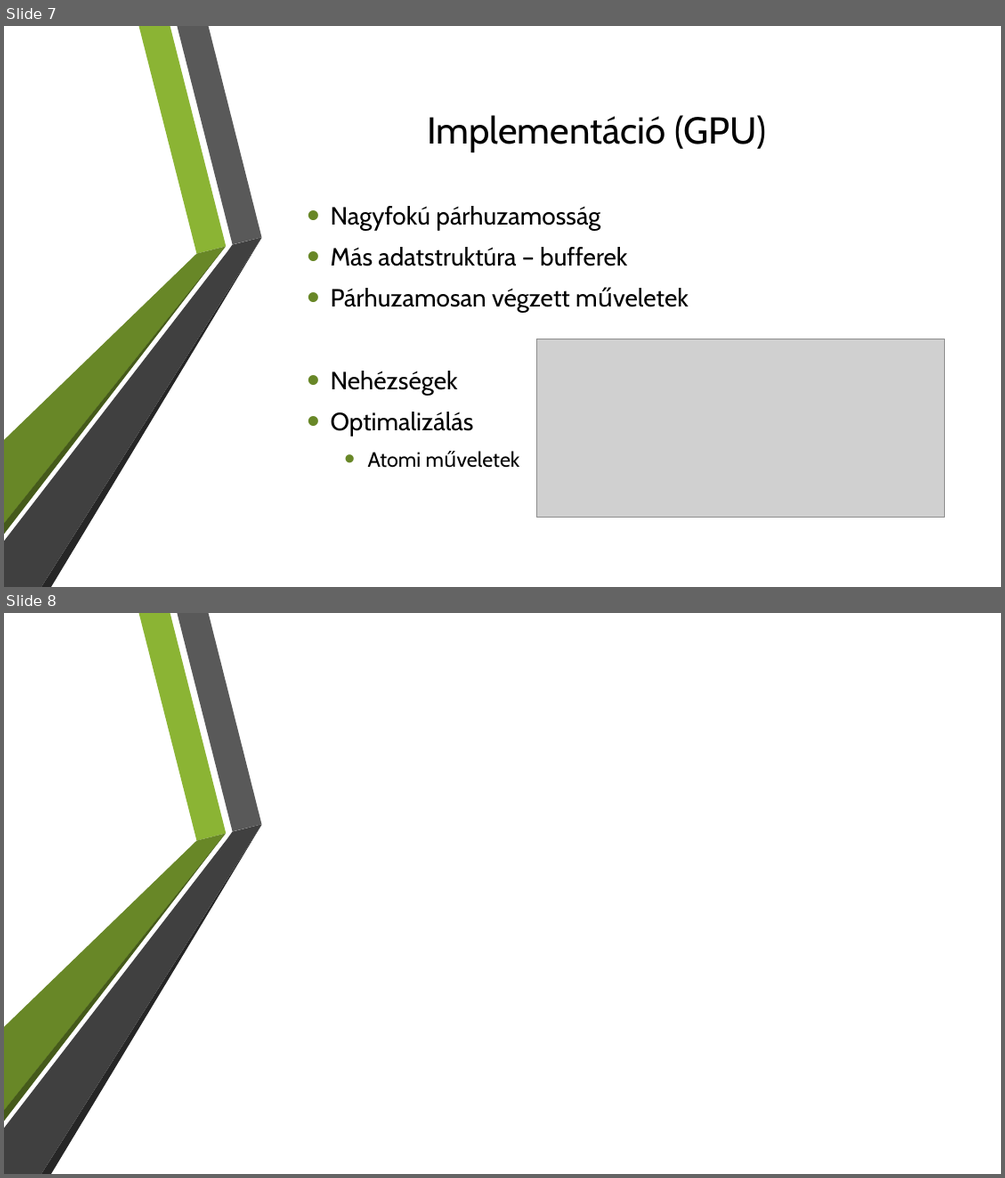
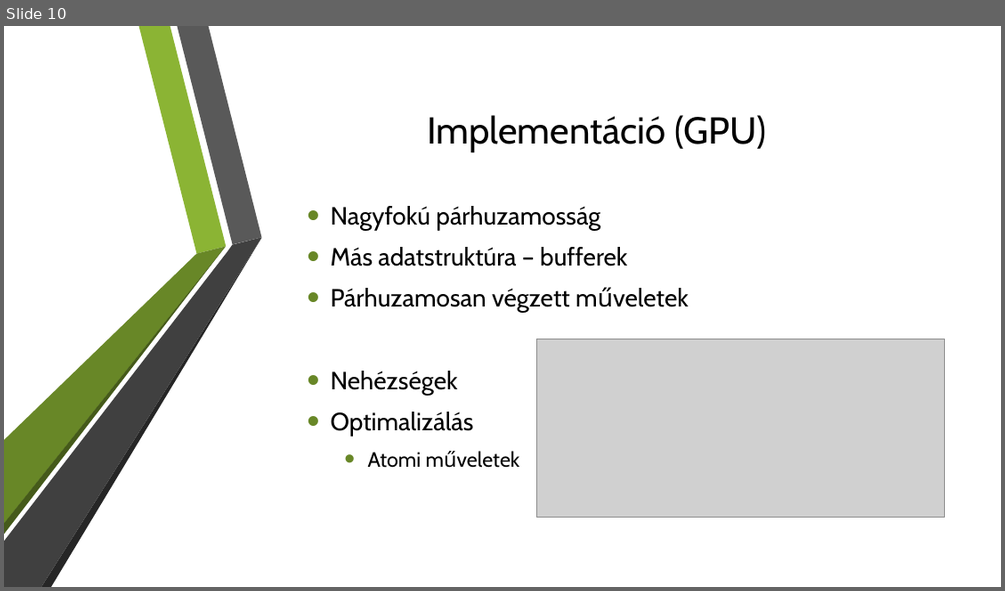
Before and after one commit to Akos11/OnlabSPH, a slide deck: docs/sph.pptx. Shown one above the other, each under a label of ours: slides 7 and 8 before the commit, slide 10 after it. The pictures are 1005x1178 and 1005x591 pixels, drawn with LibreOffice and Linux fonts; fonts in the diff are those of the drawing; grey boxes stand for pictures; background and template pictures are left out. Boxes give left, top, right and bottom in pixels: in the first picture for what was removed or moved away, otherwise in the second. Text is boxed around its words. In the diff, an @@ line names an element or a change of style, - is before the commit and + after.

```diff
--- a/docs/sph.pptx
+++ b/docs/sph.pptx
@@ slide 8 removed at (4, 613, 1001, 1174), background picture (left out); not listed: 6 template elements that a slide beside it also shows @@
@@ rectangle removed at (4, 613, 1001, 1174) @@
@@ freeform shape removed at (138, 613, 226, 840) @@
@@ freeform shape removed at (177, 613, 261, 831) @@
@@ freeform shape removed at (4, 824, 262, 1174) @@
@@ freeform shape removed at (41, 825, 262, 1174) @@
@@ freeform shape removed at (4, 833, 226, 1111) @@
@@ freeform shape removed at (4, 834, 226, 1121) @@
@@ what was slide 7 is now slide 10 @@
```
Also in this commit, not shown: 8 slides added, 1 other slide removed.
